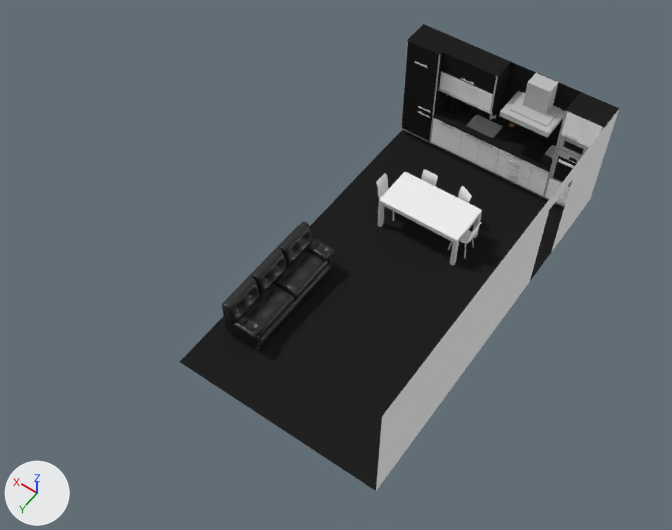
Before and after pictures for a commit that changed the Blender file Blu/Assets/Ficheiros Blender/Kitchen.blend.
One viewpoint serves both versions: a 50 mm lens placed at (-5.3, 11.49, 13.73), pointed at (0.68, 3.11, 0.56). The lights are fixed; the arrows at lower left show +X, +Y and +Z.

Objects in the first picture: 'Balcao', 'Chao', 'Exaustor', 'Mesa', 'Plane.001', 'Plane.002', 'Plane.003', 'Plane.004', 'Plane.006', 'Sofa'.
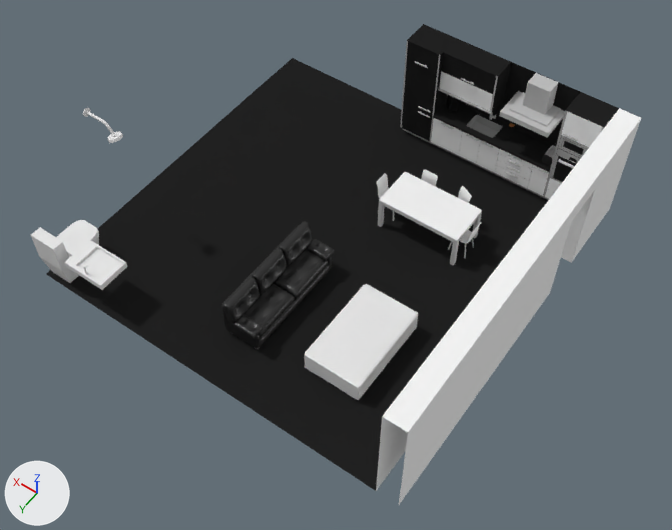
The change in detail:
Material 'wood.001' (mat_wood_001) is new.
Its base color is (0.8, 0.8, 0.8) (white #e7e7e7).
me_plane is used by ob_chao; location (-0.15, 0.0, 0.0); scale (2.04, 1.5, 1.0).
me_plane had 24 vertices, 13 faces and spanned x -1.0..1.01, y -1.0..4.04, z 0.0..2.4.
me_plane now has 44 vertices, 28 faces and spans x -1.21..2.61, y -1.0..4.04, z 0.0..2.4.
Part 1, on me_plane:
14 vertices are added at x -1.21..2.61, y -1.0..4.04, z 0.0..2.4.
6 new vertices lie (-0.21, 0.0, 0.0) away from vertices in x -1.0, y -1.0..4.04, z 0.0..2.4.
4 new faces join them, mat_material_022 (black #222222).
11 new faces join them, mat_material_013 (white #f6f6f6).
Mesh me_plane_008 is new.
It has 52 vertices, 42 faces and spans x -1.0..1.0, y -1.0..1.0, z -0.21..1.09.
It uses material mat_wood_001 (its picture is missing).
Mesh me_cylinder_002 is new.
It has 708 vertices, 568 faces and spans x -1.0..3.76, y -1.0..1.0, z -1.0..9.22.
Mesh me_cube_023 is new.
It has 16 vertices, 14 faces and spans x -1.0..1.0, y -1.0..1.0, z -1.0..1.0.
Mesh me_cube_020 is new.
It has 358 vertices, 328 faces and spans x -1.0..1.0, y -1.0..1.0, z -0.45..2.57.
Object 'LittleTable' (ob_littletable) is new; it shows me_plane_008.
Its location is (-0.51, 4.01, 0.08).
Its rotation in degrees is (0, 0, 90).
Its scale is (0.917, 0.564, 0.377).
It gains a BEVEL modifier named 'Bevel'.
Modifier setting: width = 0.04.
Modifier setting: width_pct = 0.04.
Modifier setting: segments = 2.
Modifier setting: limit_method = 'NONE'.
Modifier setting: profile = 0.182.
Object 'Showerhead' (ob_showerhead) is new; it shows me_cylinder_002.
Its location is (4.58, 4.22, 2.43).
Its rotation in degrees is (0, 22, 0).
Its scale is (0.137, 0.137, 0.0547).
Object 'Sink' (ob_sink) is new; it shows me_cube_023.
Its location is (3.96, 5.75, 0.87).
Its scale is (0.439, 0.313, 0.0626).
Object 'Toilet' (ob_toilet) is new; it shows me_cube_020.
Its location is (4.89, 5.53, 0.16).
Its scale is (0.286, 0.526, 0.38).

What differs and where, as boxes (x1, y1, x2, y2) in the pictures (672 x 530 px):
'Chao', reshaped (35% wider)
    before: (180, 30, 619, 491)
    after: (46, 30, 641, 505)
'LittleTable', added
    after: (304, 284, 418, 400)
'Toilet', added
    after: (31, 220, 99, 283)
'Sink', added
    after: (64, 240, 127, 290)
'Showerhead', added
    after: (83, 108, 123, 143)
part 1 of me_plane, added
    after: (46, 58, 641, 505)
